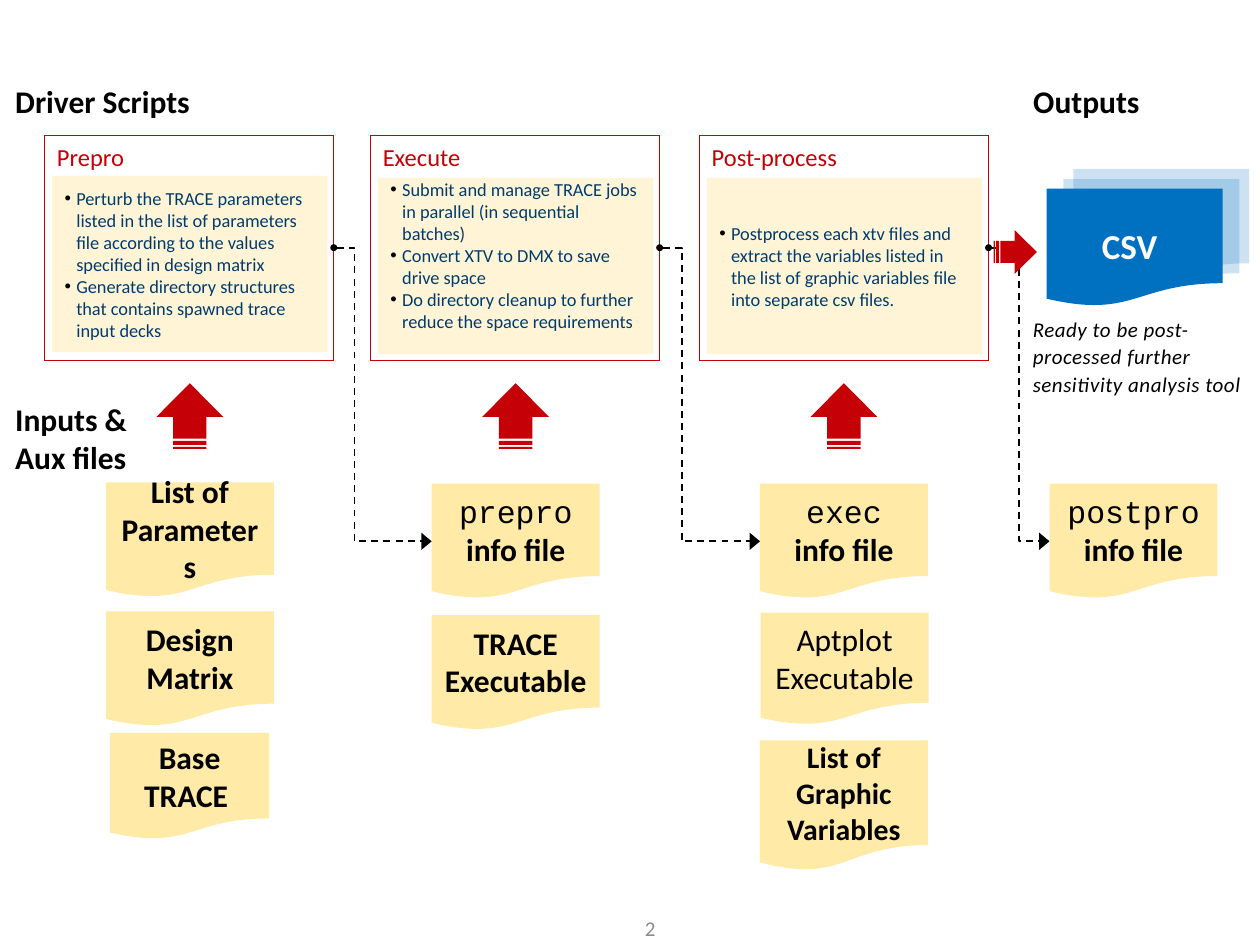
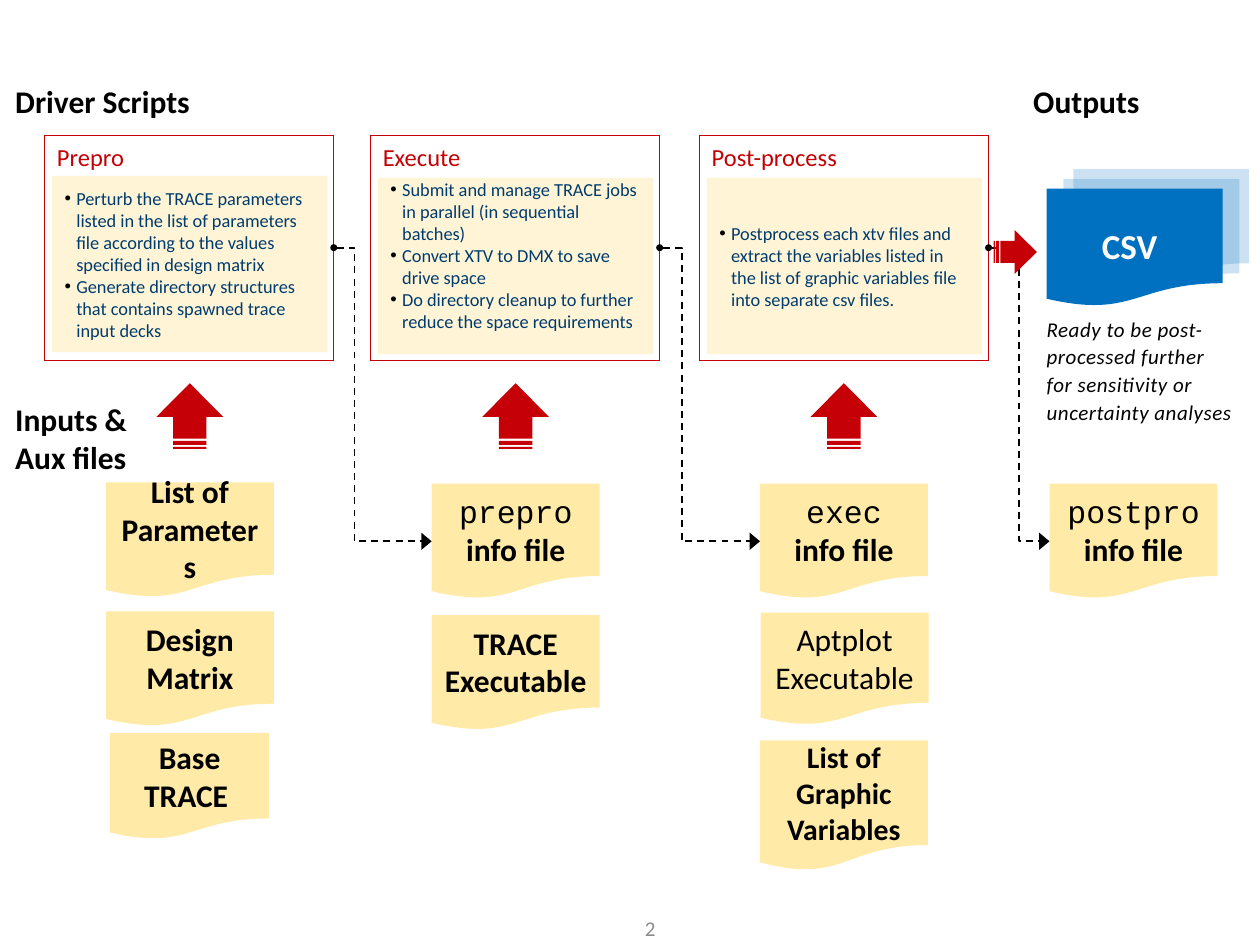
Before and after one commit to damar-wicaksono/trace-simexp, a slide deck: slide 2 of memorandum/figures/figures.pptx. Drawn at 1260x945 pixels with LibreOffice and Linux fonts; fonts in the diff are those of the drawing. Boxes give left, top, right and bottom in pixels: in the first picture for what was removed or moved away, otherwise in the second. Text is boxed around its words. In the diff, an @@ line names an element or a change of style, - is before the commit and + after.

```diff
--- a/memorandum/figures/figures.pptx
+++ b/memorandum/figures/figures.pptx
@@ text at [1047,322,1231,424]: text changed @@
-Ready to be post-
-processed further
-sensitivity analysis tool
+Ready to be post-
+processed further
+for sensitivity or
+uncertainty analyses
```
Also in this commit, not shown: 1 other file.
